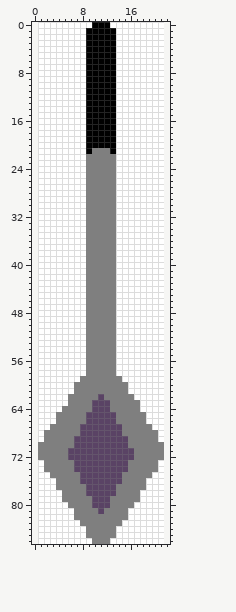
Sprite sheet: material/weapon/mace.png. This is how it looked before the edit.
The file is 21x87 pixels. The old version is drawn lined up with the new one, on the new canvas.
After:
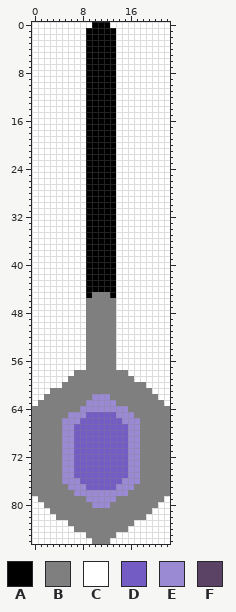
Palette (. is transparent): A #000000  B #7f7f7f  C #ffffff  D #745cc5  E #9a89d3  F #5a4365
From old to new:
canvas 21x87 -> 23x87, the old top-left corner now at 1,0
y 0..20: x 0 . -> C; x 22 . -> C
y 21: x 0 . -> C; x 10..12 BBB -> AAA; x 22 . -> C
y 22..44: x 0 . -> C; x 9..13 BBBBB -> AAAAA; x 22 . -> C
y 45: x 0 . -> C; x 9 B -> A; x 13 B -> A; x 22 . -> C
y 46..57: x 0 . -> C; x 22 . -> C
y 58: x 0 . -> C; x 7..8 CC -> BB; x 14..15 CC -> BB; x 22 . -> C
y 59: x 0 . -> C; x 6..7 CC -> BB; x 15..16 CC -> BB; x 22 . -> C
y 60: x 0 . -> C; x 5..6 CC -> BB; x 16..18 CCC -> BBB; x 22 . -> C
y 61: x 0 . -> C; x 3..6 CCCC -> BBBB; x 16..19 CCCC -> BBBB; x 22 . -> C
y 62: x 0 . -> C; x 2..5 CCCC -> BBBB; x 10..12 BFB -> EEE; x 17..20 CCCC -> BBBB; x 22 . -> C
y 63: x 0..5 .CCCCC -> CBBBBB; x 9..13 BFFFB -> EEEEE; x 18..22 CCCC. -> BBBBC
y 64: x 0..4 .CCCC -> BBBBB; x 8..15 BBFFFBBB -> EEEEEEEE; x 18..22 CCCC. -> BBBBB
y 65: x 0..3 .CCC -> BBBB; x 6..16 BBBFFFFFBBB -> EEEDDDDDEEE; x 19..22 CCC. -> BBBB
y 66: x 0..3 .CCC -> BBBB; x 5..17 BBBBFFFFFBBBB -> EEEDDDDDDDEEE; x 19..22 CCC. -> BBBB
y 67: x 0..2 .CC -> BBB; x 5..17 BBBFFFFFFFBBB -> EEDDDDDDDDDEE; x 20..22 CC. -> BBB
y 68: x 0..1 .C -> BB; x 5..17 BBBFFFFFFFBBB -> EEDDDDDDDDDEE; x 21..22 C. -> BB
y 69: x 0..1 .C -> BB; x 5..17 BBFFFFFFFFFBB -> EEDDDDDDDDDEE; x 21..22 C. -> BB
y 70: x 0 . -> B; x 5..17 BBFFFFFFFFFBB -> EEDDDDDDDDDEE; x 22 . -> B
y 71..72: x 0 . -> B; x 5..17 BFFFFFFFFFFFB -> EEDDDDDDDDDEE; x 22 . -> B
y 73..74: x 0..1 .C -> BB; x 5..17 BBFFFFFFFFFBB -> EEDDDDDDDDDEE; x 21..22 C. -> BB
y 75: x 0..2 .CC -> BBB; x 5..17 BBBFFFFFFFBBB -> EEDDDDDDDDDEE; x 20..22 CC. -> BBB
y 76: x 0..3 .CCC -> BBBB; x 5..17 BBBFFFFFFFBBB -> EEEDDDDDDDEEE; x 19..22 CCC. -> BBBB
y 77: x 0..3 .CCC -> BBBB; x 6..16 BBBFFFFFBBB -> EEEDDDDDEEE; x 19..22 CCC. -> BBBB
y 78: x 0..4 .CCCC -> BBBBB; x 7..15 BBFFFFFBB -> EEEEEEEEE; x 18..22 CCCC. -> BBBBB
y 79: x 0..4 .CCCC -> CBBBB; x 9..13 BFFFB -> EEEEE; x 18..22 CCCC. -> BBBBC
y 80: x 0 . -> C; x 2..5 CCCC -> BBBB; x 10..12 FFF -> EEE; x 17..20 CCCC -> BBBB; x 22 . -> C
y 81: x 0 . -> C; x 3..6 CCCC -> BBBB; x 11 F -> B; x 16..19 CCCC -> BBBB; x 22 . -> C
y 82: x 0 . -> C; x 4..6 CCC -> BBB; x 16..18 CCC -> BBB; x 22 . -> C
y 83: x 0 . -> C; x 6..7 CC -> BB; x 15..16 CC -> BB; x 22 . -> C
y 84: x 0 . -> C; x 7..8 CC -> BB; x 14..15 CC -> BB; x 22 . -> C
y 85..86: x 0 . -> C; x 22 . -> C
Where, in picture pixels (left, top, right, bottom), the same in both pictures:
changed: (32, 22, 170, 544)
